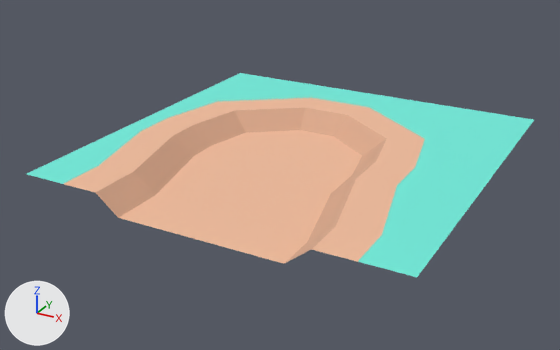
Before and after pictures for a commit that changed the glTF model assets/nature_kit/ground_pathEndClosed.glb.
Before and after are seen from a 50 mm camera at (0.88, -1.722, 0.708) aimed at (-0.04, -0.049, -0.129). Every picture has the same lights, and +X, +Y and +Z are marked at lower left. The older version comes first. Where no turn or scale is listed for an object, it has been applied to the vertices.

Objects in the first picture: 'ground_pathEndClosed'.
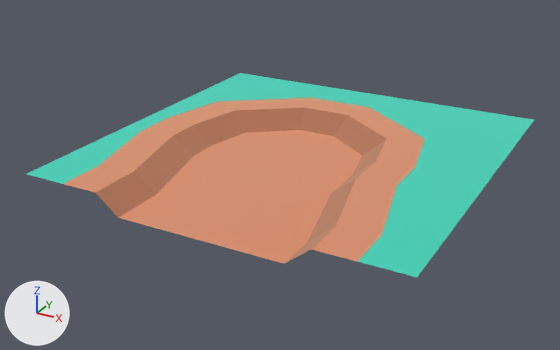
The change, as a list of edits to the scene's bpy script:
```text
Change mat_grass:
    mat_grass.metallic: 0.05 -> 1.0
Change mat_dirtdark:
    mat_dirtdark.metallic: 0.05 -> 1.0
Change mat_dirt:
    mat_dirt.metallic: 0.05 -> 1.0
Remove ob_tmpparent:
    ob_tmpparent = bpy.data.objects.new('tmpParent', None)
    ob_tmpparent.location = (0.0, 0.0, 0.0)
```

Changed parts and their boxes [x1, y1, x2, y2] in the pictures (560 x 350 px):
'ground_pathEndClosed', surface changed: [27, 73, 534, 277] in both
